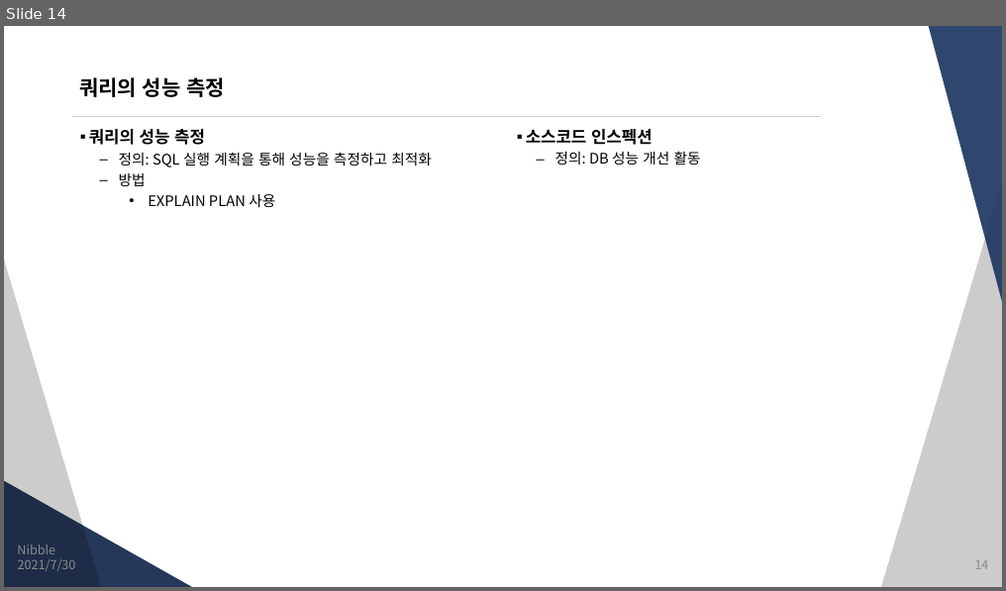
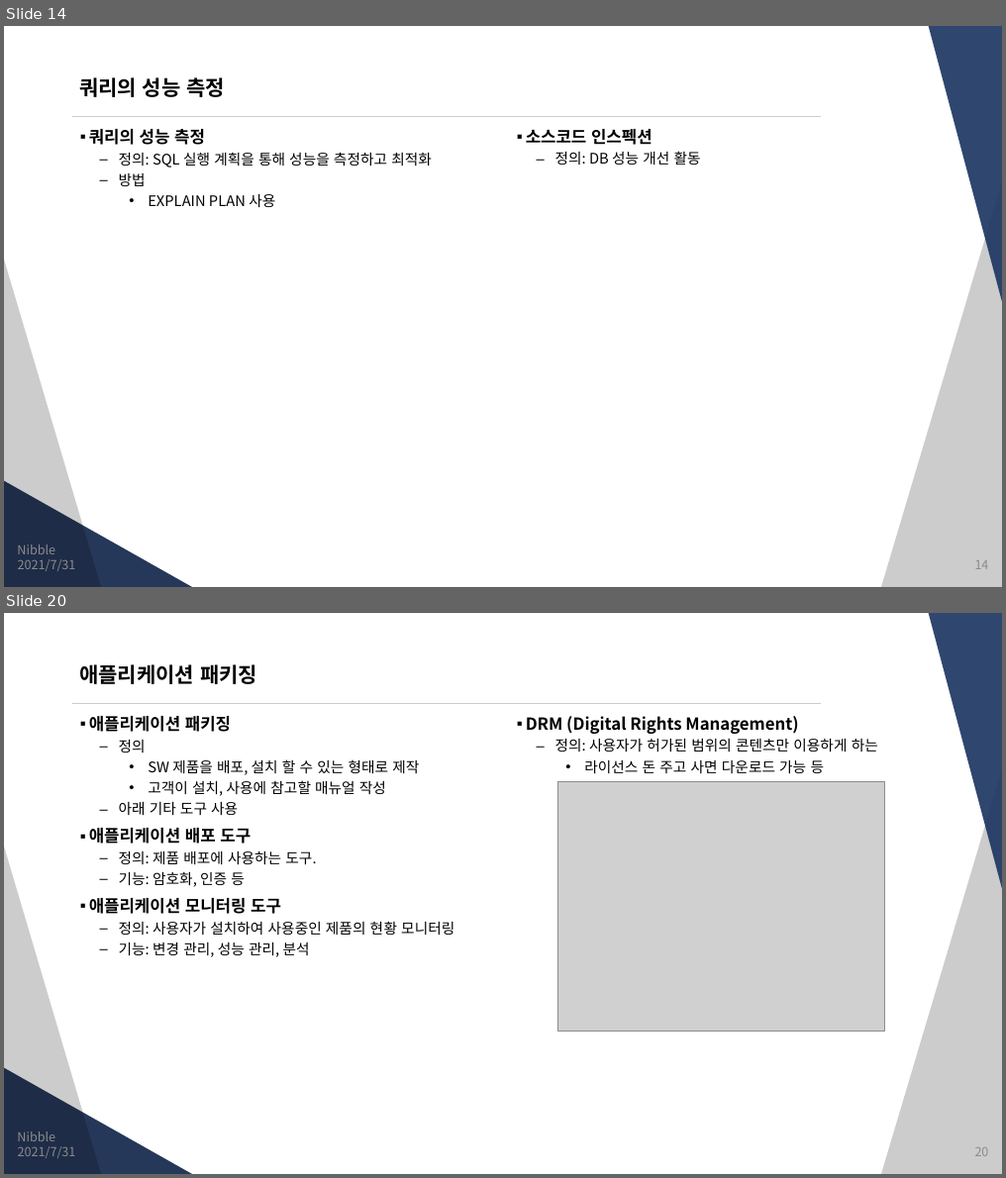
Before and after one commit to JungSangHyeon/2021-TIL, a slide deck: 정보처리기사/2. 소프트웨어 개발.pptx. Shown one above the other, each under a label of ours: slide 14 before the commit, slides 14 and 20 after it; the slides between them are not shown. The pictures are 1006x591 and 1006x1178 pixels, drawn with LibreOffice and Linux fonts; fonts in the diff are those of the drawing; grey boxes stand for pictures. Boxes give left, top, right and bottom in pixels: in the first picture for what was removed or moved away, otherwise in the second. Text is boxed around its words. In the diff, an @@ line names an element or a change of style, - is before the commit and + after.

```diff
--- a/정보처리기사/2. 소프트웨어 개발.pptx
+++ b/정보처리기사/2. 소프트웨어 개발.pptx
@@ slide 20 added at (4, 613, 1002, 1174), background #FFFFFF; not listed: 5 template elements that a slide beside it also shows @@
@@ title added at (79, 664, 257, 684), 20 pt, text #000000, bold @@
+애플리케이션 패키징
@@ text added at (89, 716, 454, 958), 14 pt, text #000000 @@
+▪ 애플리케이션 패키징
+  – 정의
+    • SW 제품을 배포, 설치 할 수 있는 형태로 제작
+    • 고객이 설치, 사용에 참고할 매뉴얼 작성
+  – 아래 기타 도구 사용
+▪ 애플리케이션 배포 도구
+  – 정의: 제품 배포에 사용하는 도구.
+  – 기능: 암호화, 인증 등
+▪ 애플리케이션 모니터링 도구
+  – 정의: 사용자가 설치하여 사용중인 제품의 현황 모니터링
+  – 기능: 변경 관리, 성능 관리, 분석
@@ text added at (526, 716, 878, 773), 14 pt, text #000000 @@
+▪ DRM (Digital Rights Management)
+  – 정의: 사용자가 허가된 범위의 콘텐츠만 이용하게 하는
+    • 라이선스 돈 주고 사면 다운로드 가능 등
@@ picture added at (558, 782, 886, 1032) @@
@@ text added at (17, 1132, 55, 1142), 12 pt, text #8C8C8C @@
+Nibble
@@ text added at (18, 1147, 76, 1158), 12 pt, text #8C8C8C @@
+2021/7/31
@@ page number added at (975, 1148, 989, 1157), 12 pt, text #8C8C8C @@
+20
@@ slide 14 changed as well @@
@@ text at (18, 560, 76, 571): text changed @@
-2021/7/30
+2021/7/31
```
Also in this commit, not shown: 12 other slides changed, 9 other slides added.
